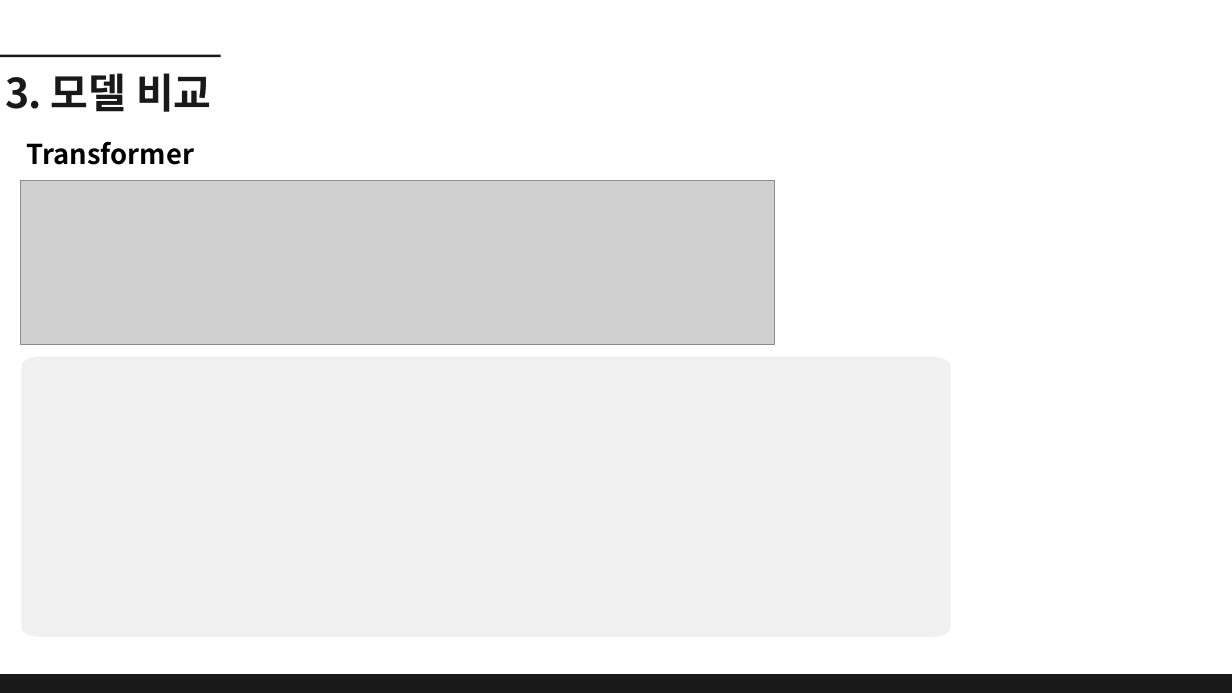
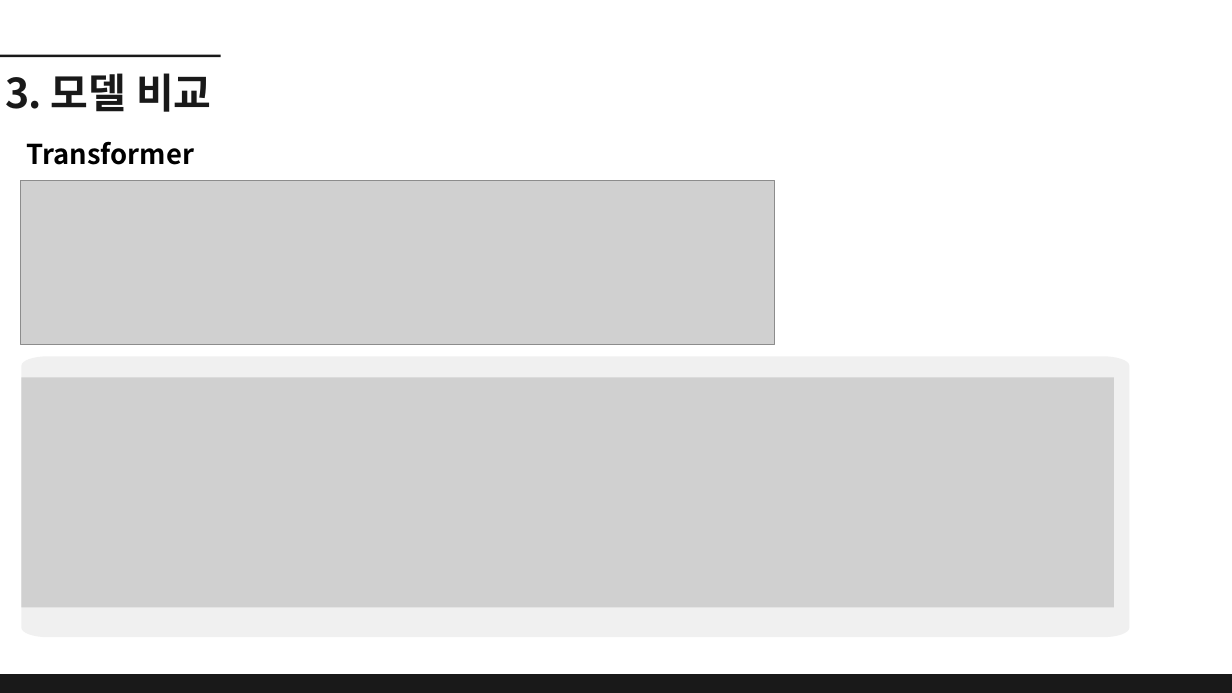
Before and after one commit to dbehdrbs0806/4th_2sem, a slide deck: slide 12 of ReinforcementLearning/20204077_유동균_Transformer 발표.pptx. Drawn at 1232x693 pixels with LibreOffice and Linux fonts; fonts in the diff are those of the drawing; grey boxes stand for pictures. Boxes give left, top, right and bottom in pixels: in the first picture for what was removed or moved away, otherwise in the second. Text is boxed around its words. In the diff, an @@ line names an element or a change of style, - is before the commit and + after.

```diff
--- a/ReinforcementLearning/20204077_유동균_Transformer 발표.pptx
+++ b/ReinforcementLearning/20204077_유동균_Transformer 발표.pptx
@@ freeform shape: place and size @@
-freeform shape at bbox=[22, 356, 950, 637]
+freeform shape at bbox=[22, 356, 1130, 637]
@@ picture added at bbox=[22, 377, 1114, 607] @@
```
Also in this commit, not shown: 1 other slide changed, 2 slides added, 1 slide removed.
